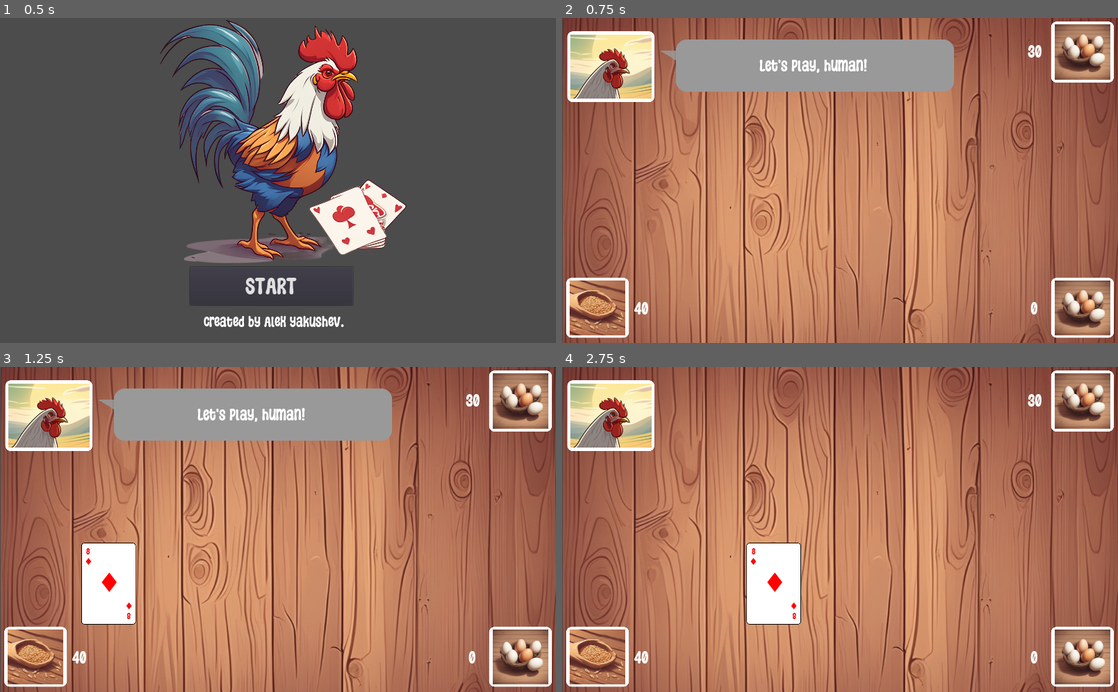
Above: before the commit, frames 1-4 (two rows, left to right).
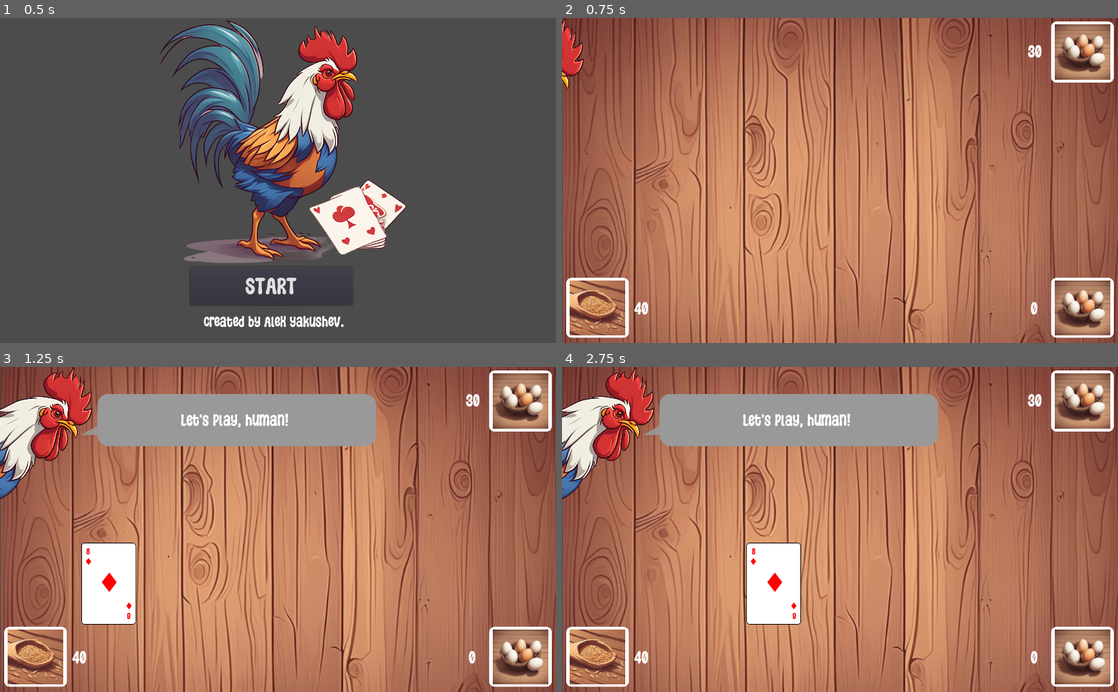
Above: after the commit, the same moments.

Repository: yakushev85/BlackJackWithChicken
Game: Godot game, scene res://StartScreen.tscn
Same seed, same stepped clock (60 frames per second), same inputs: the game is played once before the commit and once after it.
Inputs:
- Up to frame 1 (0.5 s): no input
- Up to frame 2 (0.75 s): click "START" at 0.5 s
- Up to frame 3 (1.25 s): no input
- Up to frame 4 (2.75 s): tap Enter at 2 s

Frame 1 is identical in both runs. In frame 2, 12% of the frame differs, in the area x 0-71%, y 0-26%; in frame 3, 7.4%; in frame 4, 12%, in the area x 0-68%, y 0-41%.

Commit message:
add animated rooster

Diff:
--- a/app/GameTable.gd
+++ b/app/GameTable.gd
@@ -9,6 +9,9 @@
 
 export var card_offset = 20
 export var bid_offset = 40
+
+export var rooster_apear_time = 1.0
+export var rooster_disapear_time = 1.0
 
 var ALL_PREVAL = ["A", "2", "3", "4", "5", "6", "7", "8", "9", "10", "J", "Q", "K"]
 var ALL_SYM = ["1", "2", "c", "s"]
@@ -146,6 +149,27 @@
 
 func show_message(msg_text):
 	$ControlsUI/SayBox.set_message(msg_text)
+	show_rooster(true)
+
+func show_rooster(is_message_shown=false):
+	# RoosterSprite: x0 = -150, x1 = 55
+
+	$Tween.interpolate_property(
+		$RoosterSprite, "position",
+		$RoosterSprite.position, Vector2(55, $RoosterSprite.position.y),
+		rooster_apear_time, Tween.TRANS_LINEAR, Tween.EASE_IN_OUT)
+	if is_message_shown:
+		$Tween.interpolate_callback(self, rooster_apear_time, "make_message")
+	$Tween.start()
+
+func hide_rooster():
+	$Tween.interpolate_property(
+		$RoosterSprite, "position",
+		$RoosterSprite.position, Vector2(-150, $RoosterSprite.position.y),
+		rooster_disapear_time, Tween.TRANS_LINEAR, Tween.EASE_IN_OUT)
+	$Tween.start()
+
+func make_message():
 	$ControlsUI/SayBox.visible = true
 	$TimersGroup/MessageTimer.start()
 
@@ -276,6 +300,7 @@
 
 func _on_MessageTimer_timeout():
 	$ControlsUI/SayBox.visible = false
+	hide_rooster()
 
 
 func _on_FinishRoundTimer_timeout():
--- a/app/GameTable.tscn
+++ b/app/GameTable.tscn
@@ -2,7 +2,7 @@
 
 [ext_resource path="res://assets/bg/wooden_c.png" type="Texture" id=1]
 [ext_resource path="res://assets/icon/eggs2.png" type="Texture" id=2]
-[ext_resource path="res://assets/icon/rooster2.png" type="Texture" id=3]
+[ext_resource path="res://assets/object/rooster_says2.png" type="Texture" id=3]
 [ext_resource path="res://assets/fonts/WigglyCurvesRegular.ttf" type="DynamicFontData" id=4]
 [ext_resource path="res://assets/icon/grains2.png" type="Texture" id=5]
 [ext_resource path="res://Items/Card.tscn" type="PackedScene" id=6]
@@ -39,19 +39,14 @@
 player_bid_item_type = ExtResource( 8 )
 chicken_bid_item_type = ExtResource( 9 )
 message_hint_type = ExtResource( 11 )
+rooster_apear_time = 0.5
+rooster_disapear_time = 0.5
 
 [node name="WoodenBg" type="Sprite" parent="."]
 position = Vector2( 513, 350 )
 texture = ExtResource( 1 )
 
 [node name="ControlsUI" type="Node2D" parent="."]
-
-[node name="ChickenAvatarPanel" type="Panel" parent="ControlsUI"]
-margin_left = 10.0
-margin_top = 25.0
-margin_right = 170.0
-margin_bottom = 155.0
-custom_styles/panel = SubResource( 2 )
 
 [node name="ChickenEggsPanel" type="Panel" parent="ControlsUI"]
 margin_left = 901.0
@@ -85,11 +80,6 @@
 [node name="PlayerGrains" type="Sprite" parent="ControlsUI"]
 position = Vector2( 65, 535 )
 texture = ExtResource( 5 )
-
-[node name="ChickenAvatar" type="Sprite" parent="ControlsUI"]
-position = Vector2( 90, 90 )
-scale = Vector2( 0.5, 0.5 )
-texture = ExtResource( 3 )
 
 [node name="ChickenEggsLabel" type="Label" parent="ControlsUI"]
 margin_left = 844.0
@@ -122,7 +112,7 @@
 valign = 1
 
 [node name="SayBox" parent="ControlsUI" instance=ExtResource( 10 )]
-position = Vector2( 180, 60 )
+position = Vector2( 150, 125 )
 
 [node name="AllButtons" type="Node2D" parent="ControlsUI"]
 
@@ -195,6 +185,14 @@
 
 [node name="PlayerLossAudioPlayer" type="AudioStreamPlayer" parent="."]
 stream = ExtResource( 14 )
+
+[node name="RoosterSprite" type="Sprite" parent="."]
+position = Vector2( -150, 117 )
+rotation = 0.619299
+scale = Vector2( 0.5, 0.5 )
+texture = ExtResource( 3 )
+
+[node name="Tween" type="Tween" parent="."]
 
 [connection signal="pressed" from="ControlsUI/AllButtons/HitButton" to="." method="_on_HitButton_pressed"]
 [connection signal="pressed" from="ControlsUI/AllButtons/StandButton" to="." method="_on_StandButton_pressed"]
--- a/app/Items/SayBox.tscn
+++ b/app/Items/SayBox.tscn
@@ -18,21 +18,21 @@
 
 [node name="Panel" type="Panel" parent="."]
 margin_left = 30.0
-margin_top = -20.0
+margin_top = -75.0
 margin_right = 542.0
-margin_bottom = 76.0
+margin_bottom = 21.0
 custom_styles/panel = SubResource( 1 )
 
 [node name="Polygon2D" type="Polygon2D" parent="."]
 position = Vector2( -32, -320 )
 color = Color( 0.6, 0.6, 0.6, 0.835294 )
-polygon = PoolVector2Array( 68, 320, 32, 320, 68, 342 )
+polygon = PoolVector2Array( 68, 320, 32, 320, 68, 300 )
 
 [node name="Label" type="Label" parent="."]
 margin_left = 30.0
-margin_top = -20.0
+margin_top = -75.0
 margin_right = 534.0
-margin_bottom = 76.0
+margin_bottom = 21.0
 custom_fonts/font = SubResource( 2 )
 text = "Hey!"
 align = 1
Binary file removed: app/assets/icon/rooster2.png
Binary file added: app/assets/object/rooster_says2.png
Not shown, changed: app/assets/object/rooster_says2.png.import
